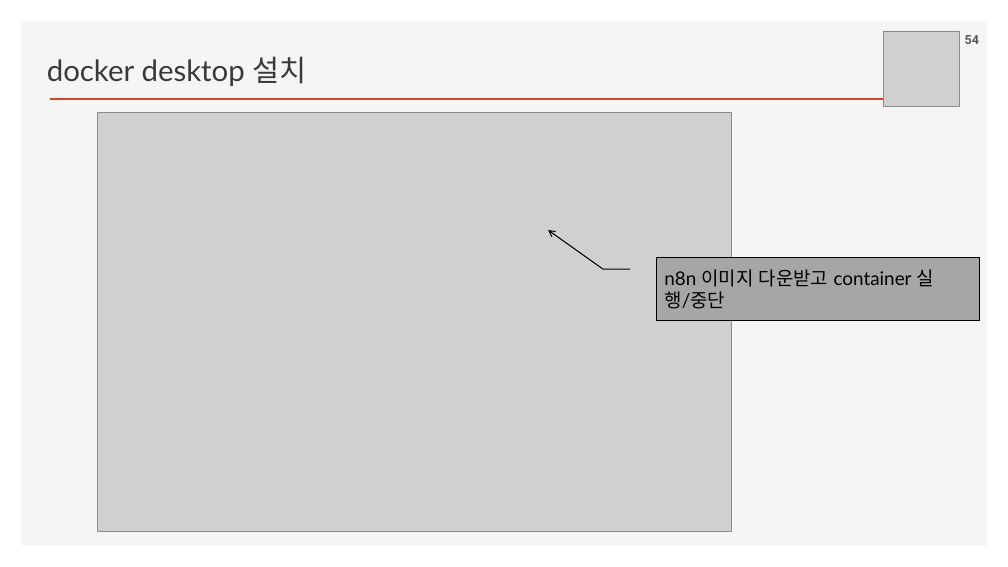
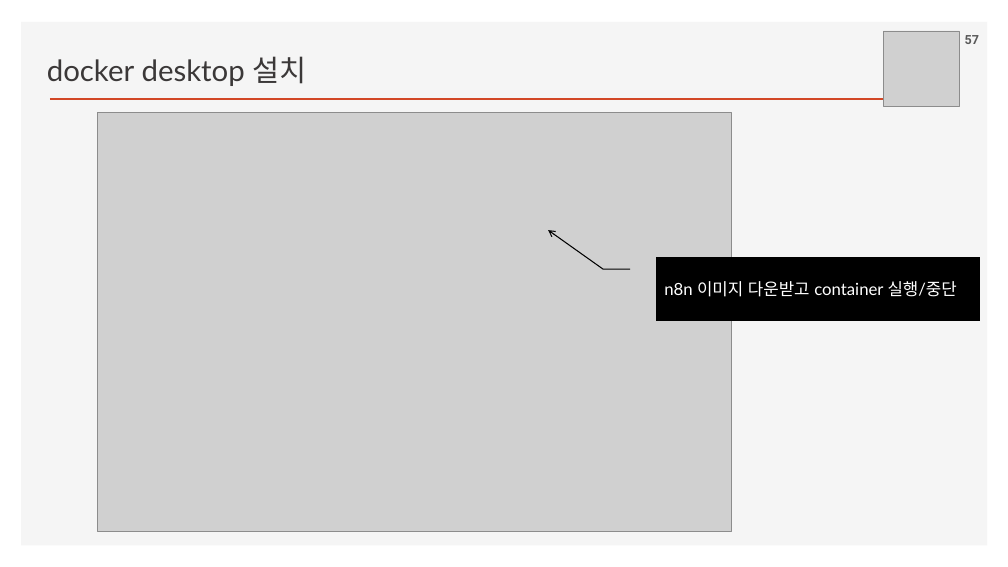
Before and after one commit to ancestor9/2026_Fall_Application-Deployment, a slide deck: slide 57 of App Deployment.pptx (slide 54 before the commit). Drawn at 1008x567 pixels with LibreOffice and Linux fonts; fonts in the diff are those of the drawing; grey boxes stand for pictures; background and template pictures are left out. Boxes give left, top, right and bottom in pixels: in the first picture for what was removed or moved away, otherwise in the second. Text is boxed around its words. In the diff, an @@ line names an element or a change of style, - is before the commit and + after.

```diff
--- a/App Deployment.pptx
+++ b/App Deployment.pptx
@@ page number at [965, 35, 979, 44]: text changed @@
-54
+57
@@ border callout "n8n 이미지 다운받고 container 실행/중단" at [657, 257, 980, 321]: size 18 to 16 pt, text colour #000000 to #FFFFFF; fill #A6A6A6 to #000000 @@
```
Also in this commit, not shown: 2 other slides changed, 10 slides added, 2 slides removed.
